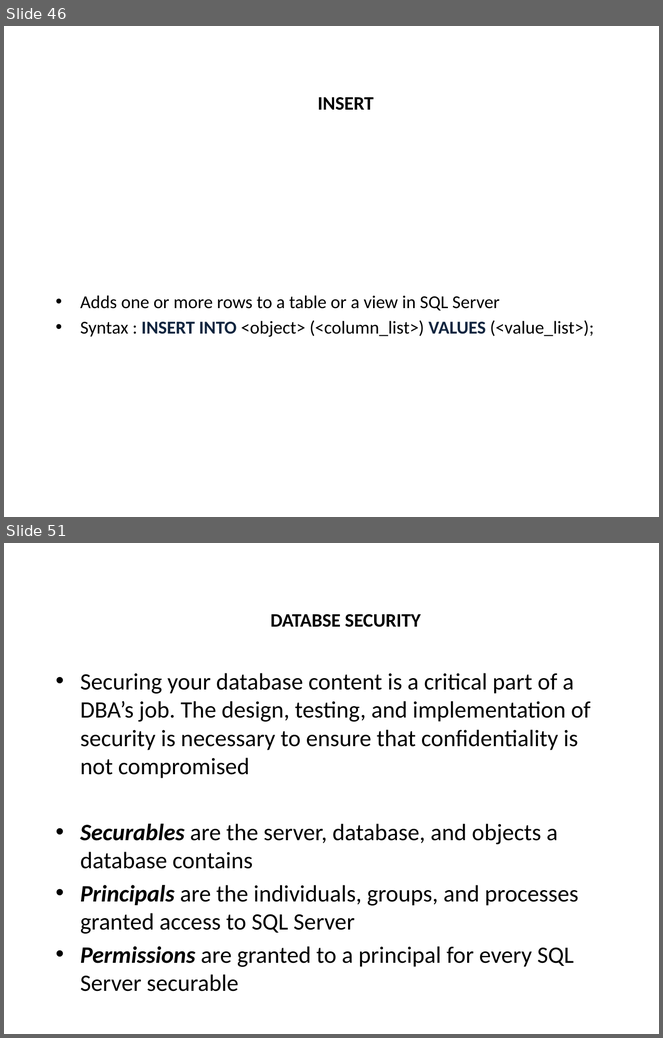
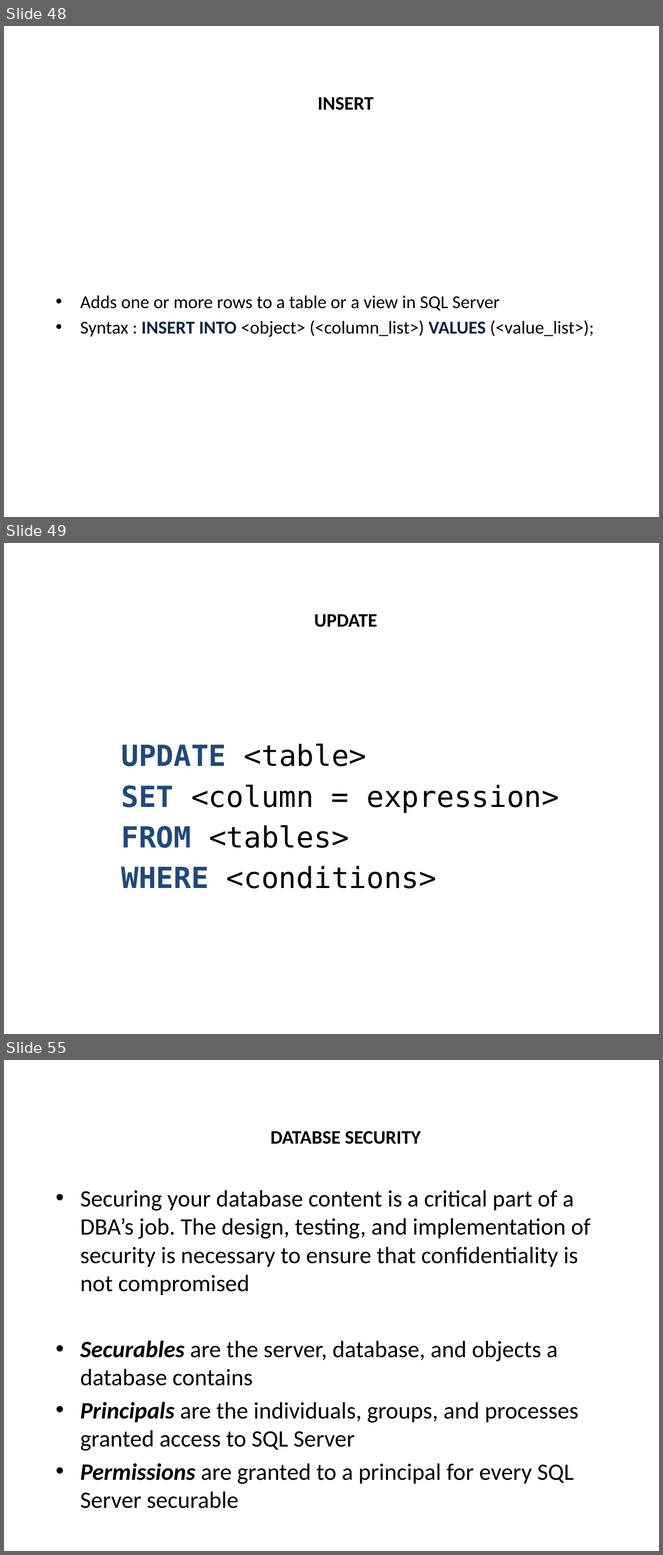
Before and after one commit to Flu10/Zero2Hero2016, a slide deck: presentation/SQL Z2H 2016.pptx. Shown one above the other, each under a label of ours: slides 46 and 51 before the commit, slides 48, 49 and 55 after it; the slides between them are not shown. The pictures are 663x1038 and 663x1555 pixels, drawn with LibreOffice and Linux fonts; fonts in the diff are those of the drawing; background and template pictures are left out. Boxes give left, top, right and bottom in pixels: in the first picture for what was removed or moved away, otherwise in the second. Text is boxed around its words. In the diff, an @@ line names an element or a change of style, - is before the commit and + after.

```diff
--- a/presentation/SQL Z2H 2016.pptx
+++ b/presentation/SQL Z2H 2016.pptx
@@ slide 49 added at bbox=[4, 543, 659, 1034], background picture (left out) @@
@@ title added at bbox=[314, 614, 377, 627], 21 pt, text #000000, bold @@
+UPDATE
@@ text added at bbox=[121, 744, 559, 889], 32 pt, text #000000 @@
+UPDATE <table>
+SET <column = expression>
+FROM <tables>
+WHERE <conditions>
@@ what was slide 46 is now slide 48 @@
@@ what was slide 51 is now slide 55 @@
```
Also in this commit, not shown: 2 slides changed, 5 other slides added, 2 slides removed, 2 other files.
